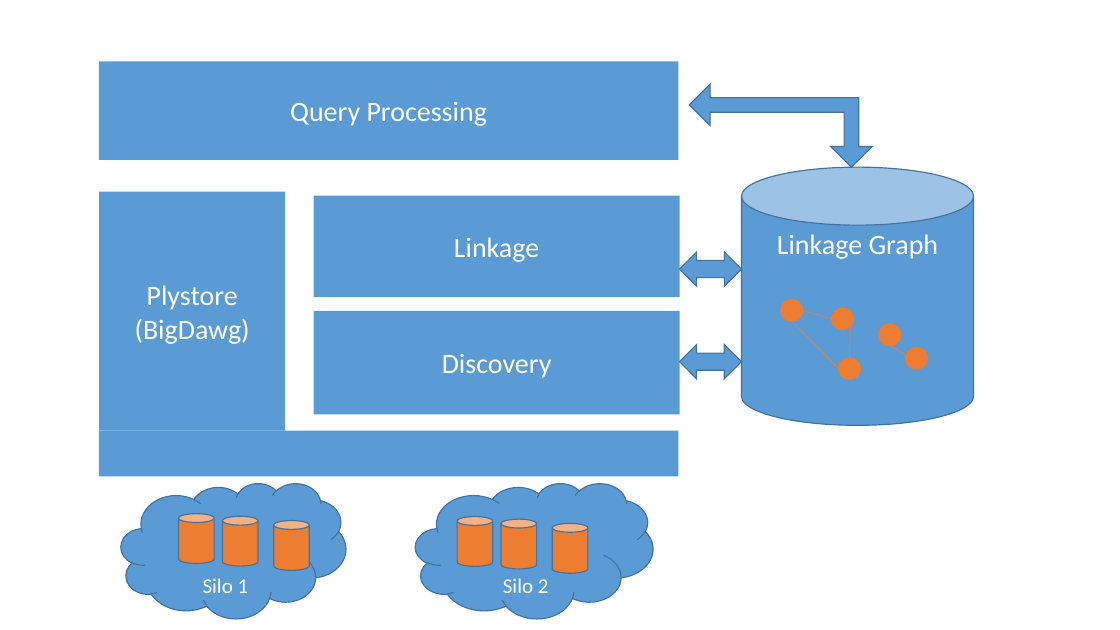
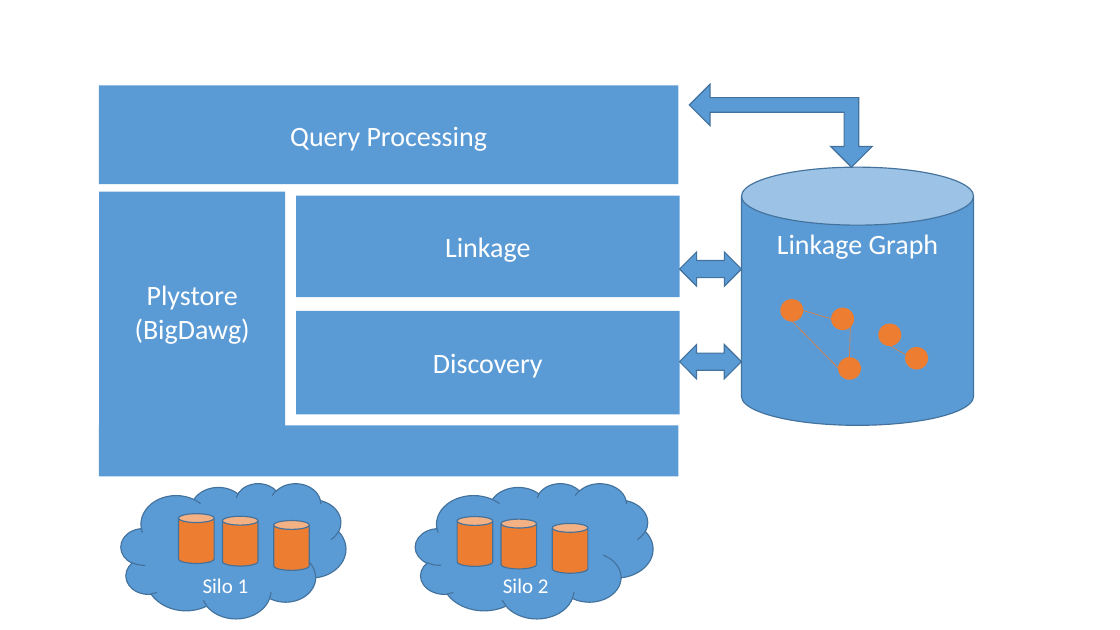
Before and after one commit to qcri/DataCivilizer, a slide deck: slide 1 of figs.pptx. Drawn at 1120x630 pixels with LibreOffice and Linux fonts; fonts in the diff are those of the drawing. Boxes give left, top, right and bottom in pixels: in the first picture for what was removed or moved away, otherwise in the second. Text is boxed around its words. In the diff, an @@ line names an element or a change of style, - is before the commit and + after.

```diff
--- a/figs.pptx
+++ b/figs.pptx
@@ rectangle "Query Processing": place and size @@
-rectangle "Query Processing" at (99, 61, 679, 160)
+rectangle "Query Processing" at (99, 86, 679, 184)
@@ rectangle "Linkage": place and size @@
-rectangle "Linkage" at (313, 196, 680, 297)
+rectangle "Linkage" at (296, 196, 680, 297)
@@ rectangle "Discovery": place and size @@
-rectangle "Discovery" at (313, 311, 680, 414)
+rectangle "Discovery" at (296, 311, 680, 414)
@@ rectangle: place and size @@
-rectangle at (99, 431, 679, 477)
+rectangle at (99, 425, 679, 476)
```
Also in this commit, not shown: 2 other files.
